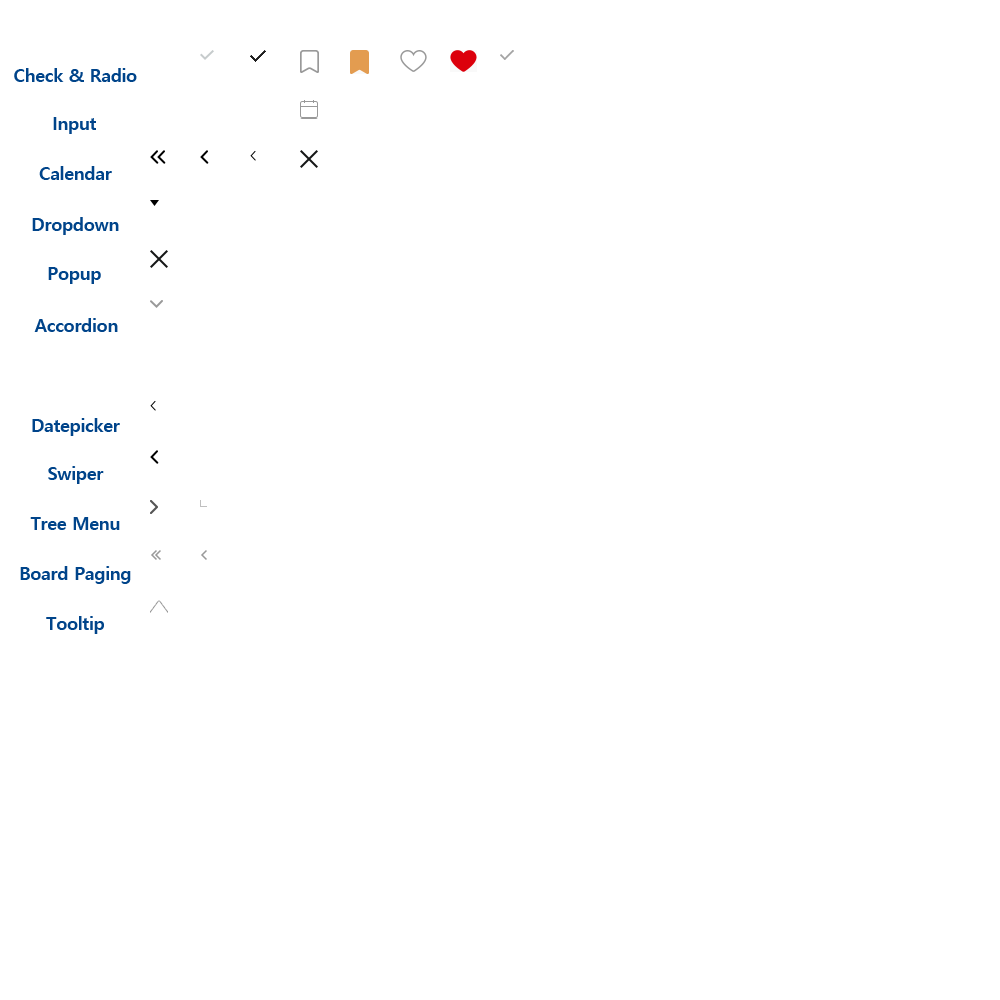
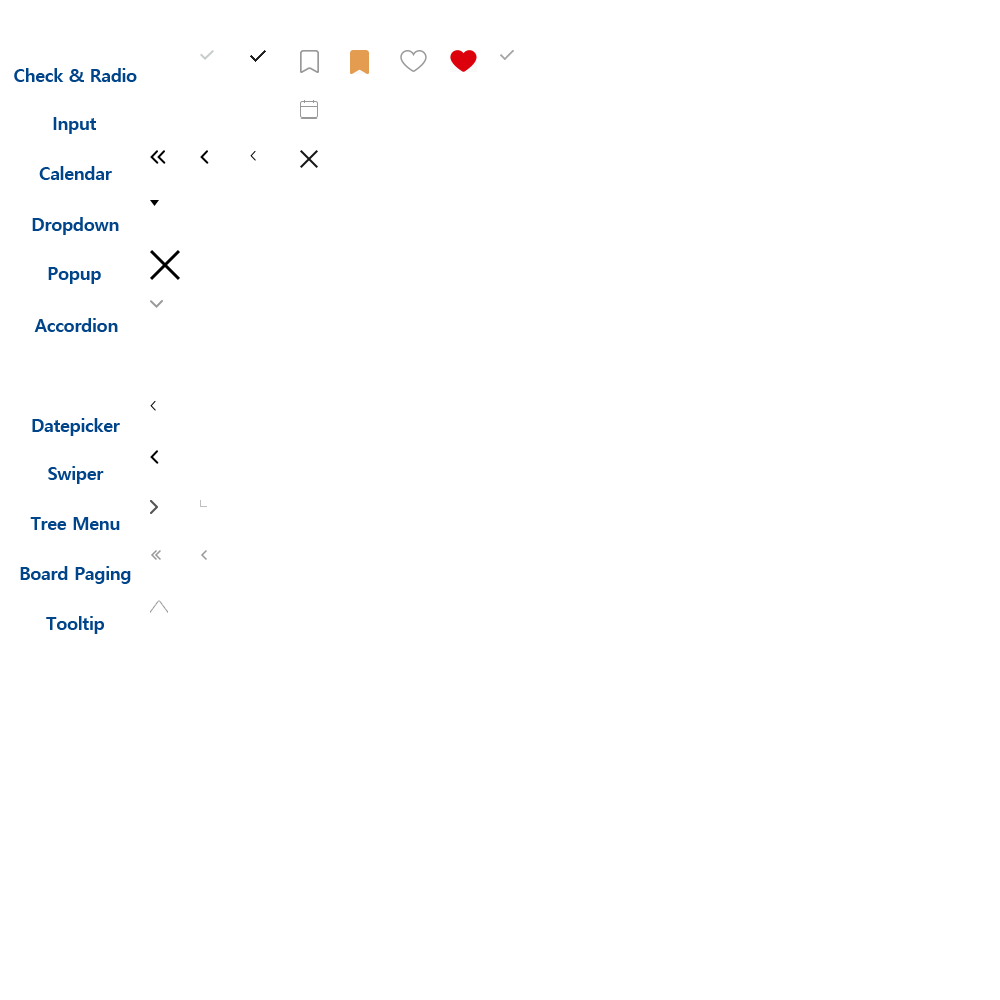
Layered file, before and after one edit (1000x1000). Changes by layer:
renamed "레이어 41" to "레이어 53", painted on it over [150, 250, 180, 280]
